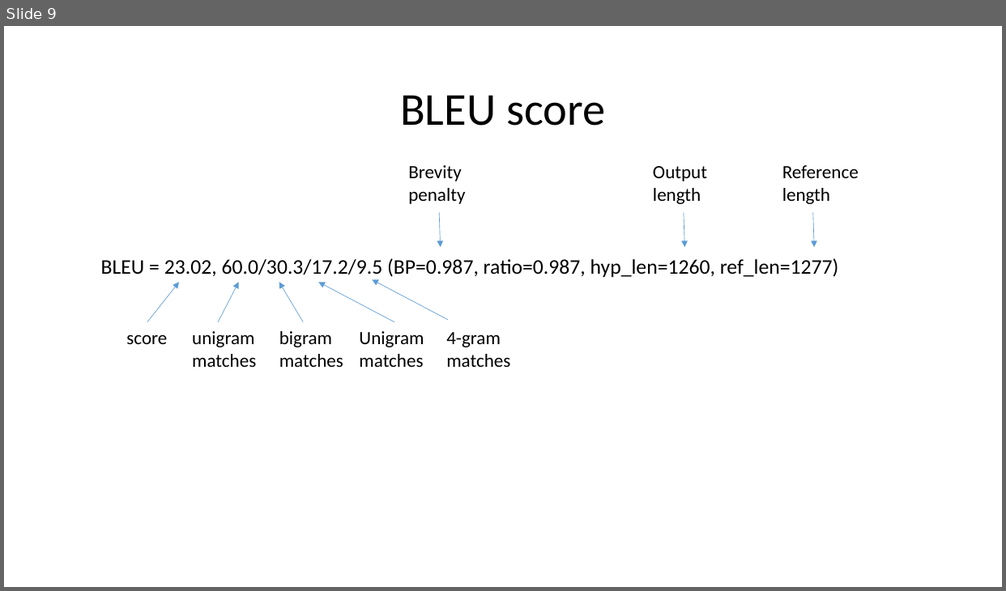
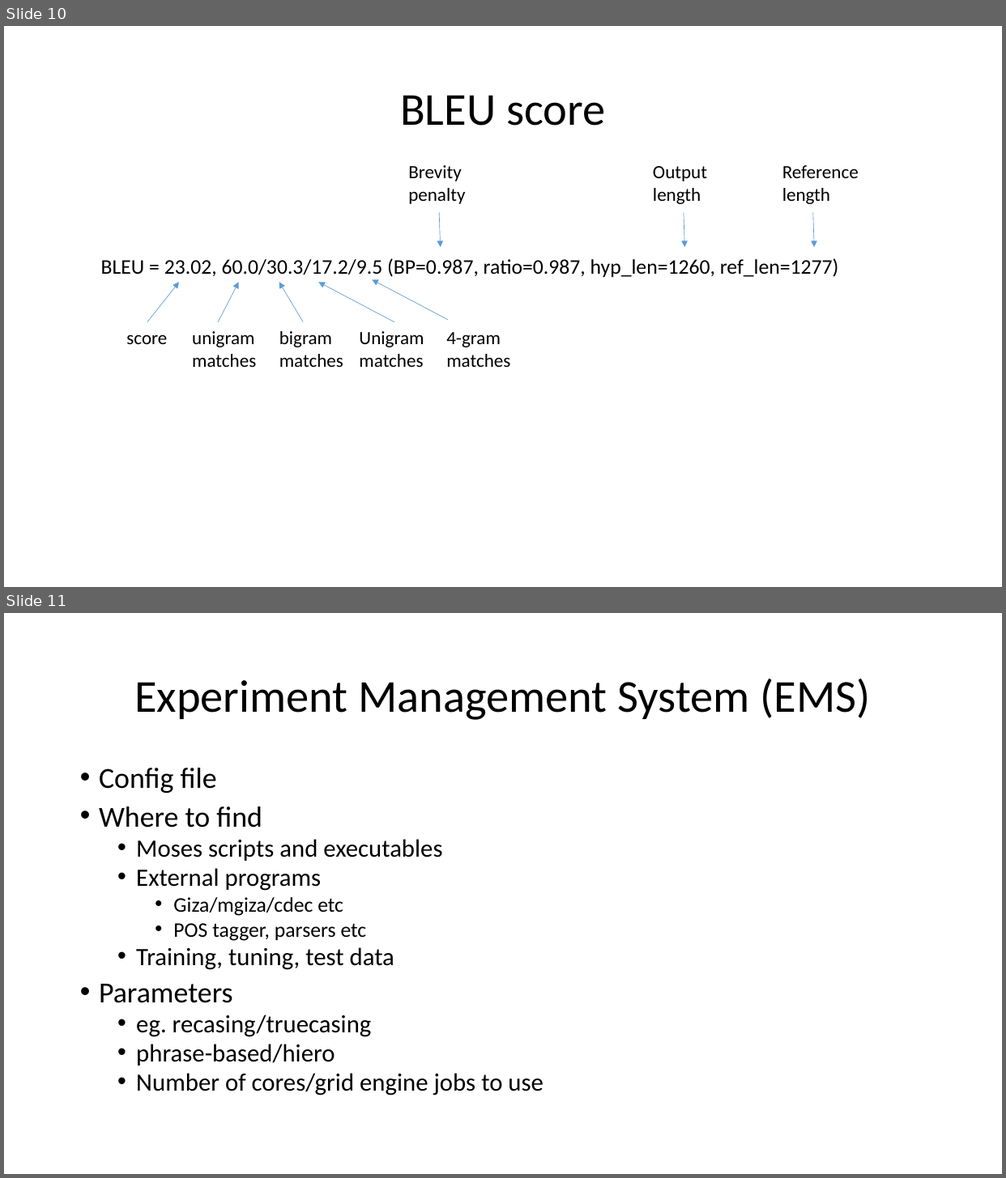
Before and after one commit to hieuhoang/papers, a slide deck: mtma16/slides.pptx. Shown one above the other, each under a label of ours: slide 9 before the commit, slides 10 and 11 after it. The pictures are 1006x591 and 1006x1178 pixels, drawn with LibreOffice and Linux fonts; fonts in the diff are those of the drawing. Boxes give left, top, right and bottom in pixels: in the first picture for what was removed or moved away, otherwise in the second. Text is boxed around its words. In the diff, an @@ line names an element or a change of style, - is before the commit and + after.

```diff
--- a/mtma16/slides.pptx
+++ b/mtma16/slides.pptx
@@ slide 11 added at (x1=4, y1=613, x2=1002, y2=1174), background #FFFFFF @@
@@ title added at (x1=134, y1=679, x2=871, y2=720), 44 pt, text #000000 @@
+Experiment Management System (EMS)
@@ text added at (x1=99, y1=768, x2=543, y2=1096), 24 pt, text #000000 @@
+• Config file
+• Where to find
+  • Moses scripts and executables
+  • External programs
+    • Giza/mgiza/cdec etc
+    • POS tagger, parsers etc
+  • Training, tuning, test data
+• Parameters
+  • eg. recasing/truecasing
+  • phrase-based/hiero
+  • Number of cores/grid engine jobs to use
@@ what was slide 9 is now slide 10 @@
```
Also in this commit, not shown: 2 other slides added, 1 slide removed, 1 other file.
